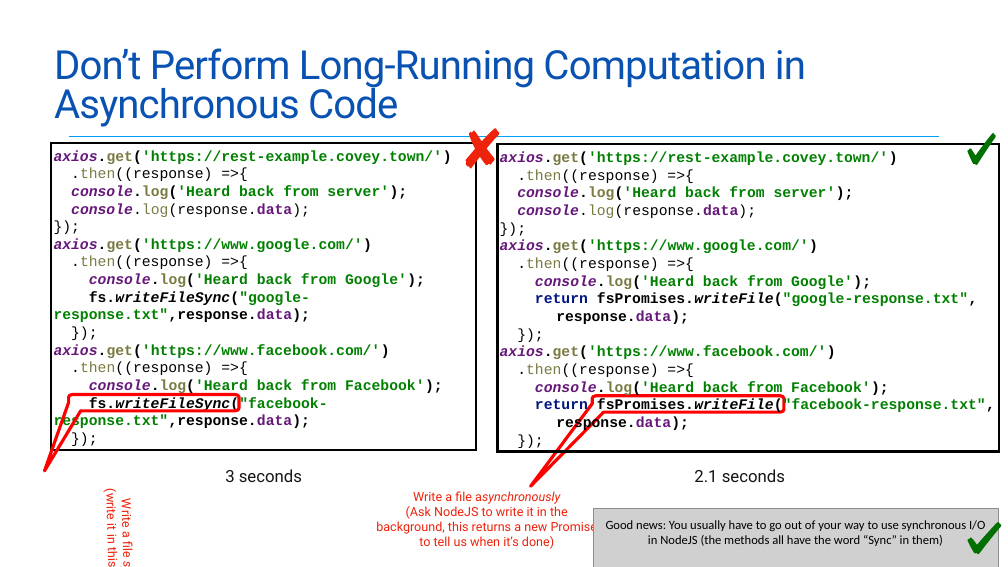
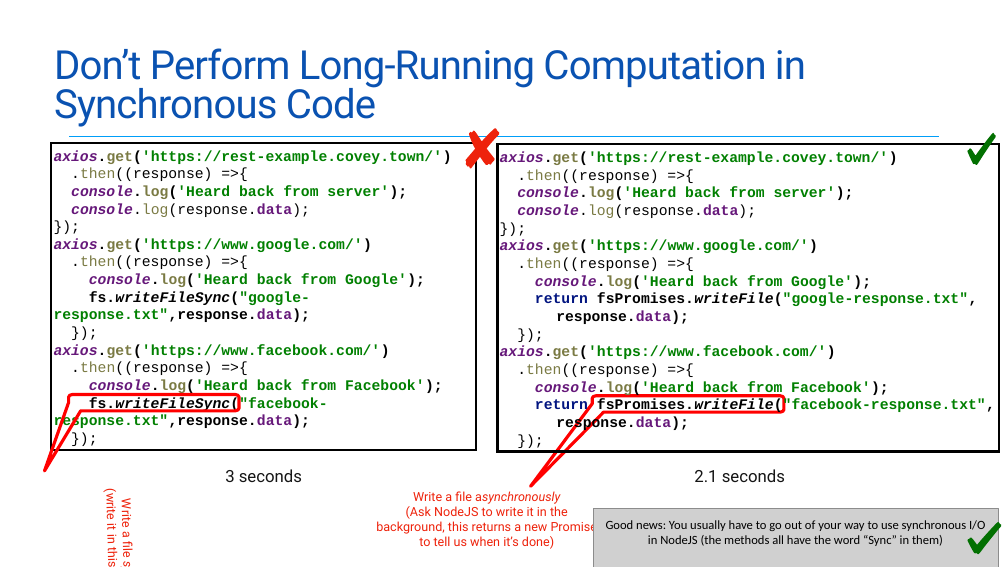
Before and after one commit to neu-se/CS4530-Spring-2022, a slide deck: slide 10 of Slides/Lesson 4.2 Asynchronous Programming.pptx. Drawn at 1008x567 pixels with LibreOffice and Linux fonts; fonts in the diff are those of the drawing; grey boxes stand for pictures. Boxes give left, top, right and bottom in pixels: in the first picture for what was removed or moved away, otherwise in the second. Text is boxed around its words. In the diff, an @@ line names an element or a change of style, - is before the commit and + after.

Commit message:
fixed disastrous typo in L4.2S10

```diff
--- a/Slides/Lesson 4.2 Asynchronous Programming.pptx
+++ b/Slides/Lesson 4.2 Asynchronous Programming.pptx
@@ title at (x1=54, y1=48, x2=806, y2=127): text changed @@
-Don’t Perform Long-Running Computation in Asynchronous Code
+Don’t Perform Long-Running Computation in Synchronous Code
```
